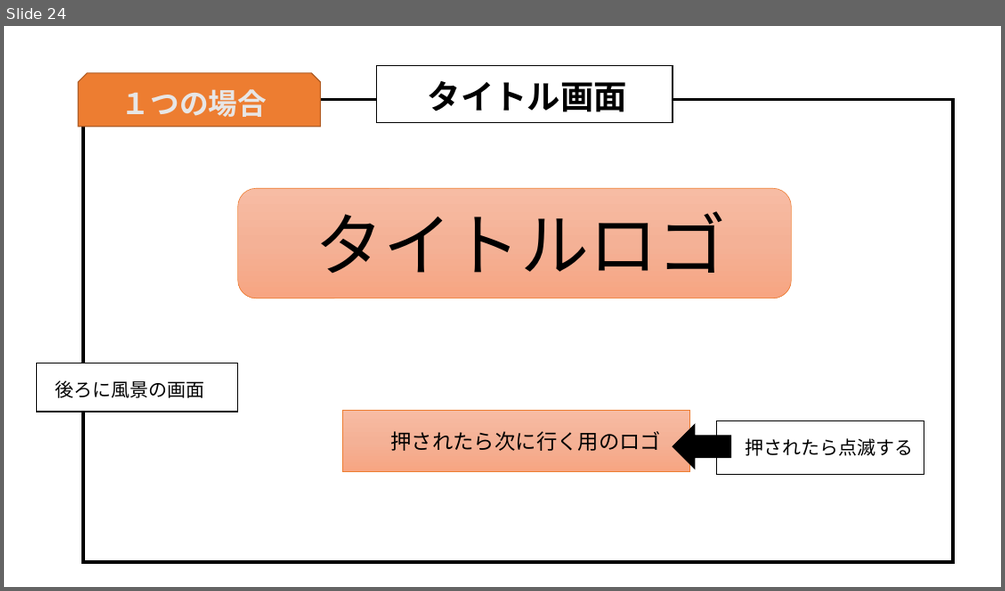
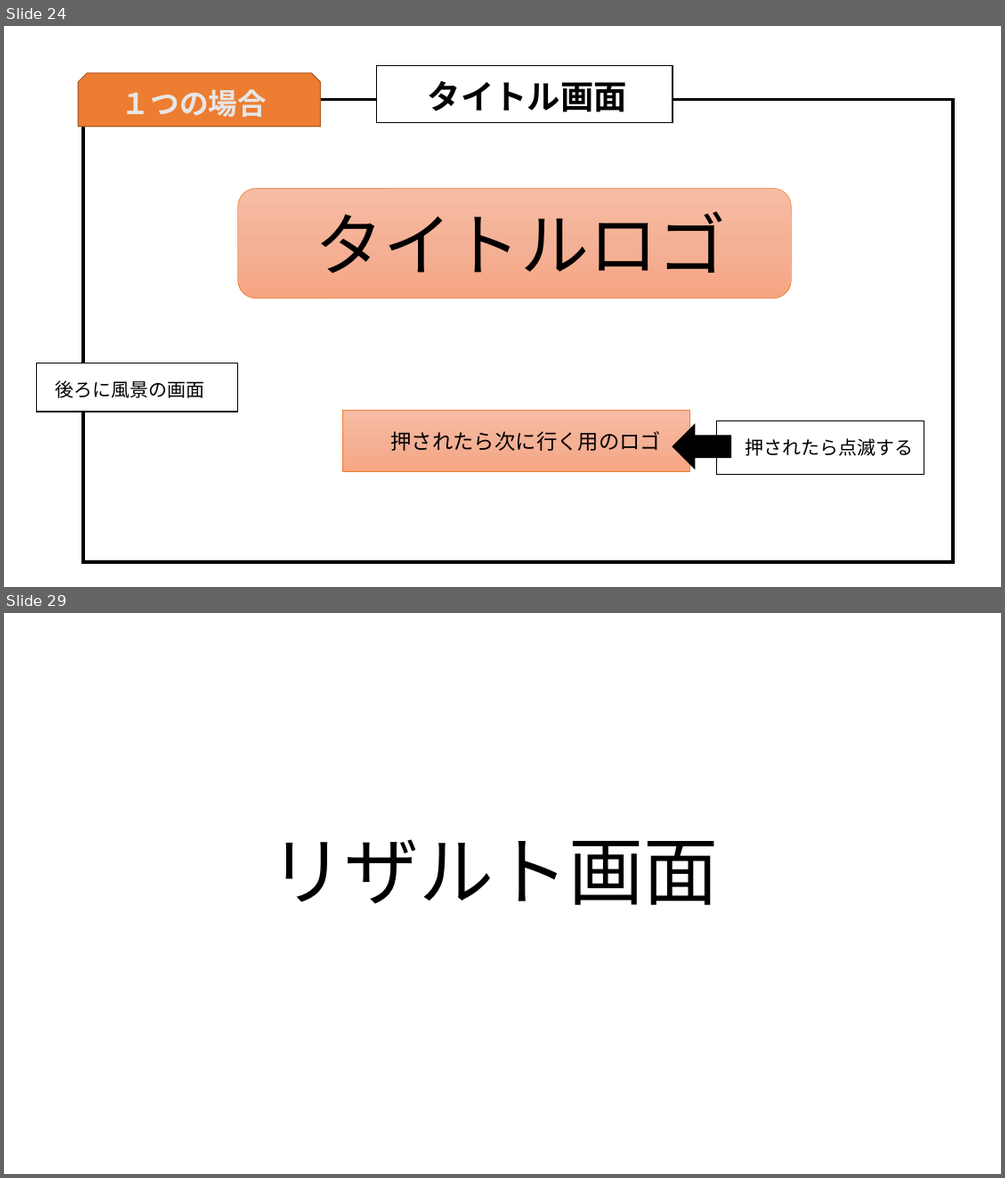
Before and after one commit to MizukiKato0416/sotsugyou_time_kato, a slide deck: 卒業制作_大元_ミニゲーム大全（仮）.pptx. Shown one above the other, each under a label of ours: slide 24 before the commit, slides 24 and 29 after it; the slides between them are not shown. The pictures are 1005x591 and 1005x1178 pixels, drawn with LibreOffice and Linux fonts; fonts in the diff are those of the drawing. Boxes give left, top, right and bottom in pixels: in the first picture for what was removed or moved away, otherwise in the second. Text is boxed around its words. In the diff, an @@ line names an element or a change of style, - is before the commit and + after.

```diff
--- a/卒業制作_大元_ミニゲーム大全（仮）.pptx
+++ b/卒業制作_大元_ミニゲーム大全（仮）.pptx
@@ slide 29 added at box(4, 613, 1001, 1174), background #FFFFFF @@
@@ title added at box(269, 839, 718, 905), 72 pt, text #000000 @@
+リザルト画面
```
Also in this commit, not shown: 1 slide changed, 4 other slides added, 1 other file.
